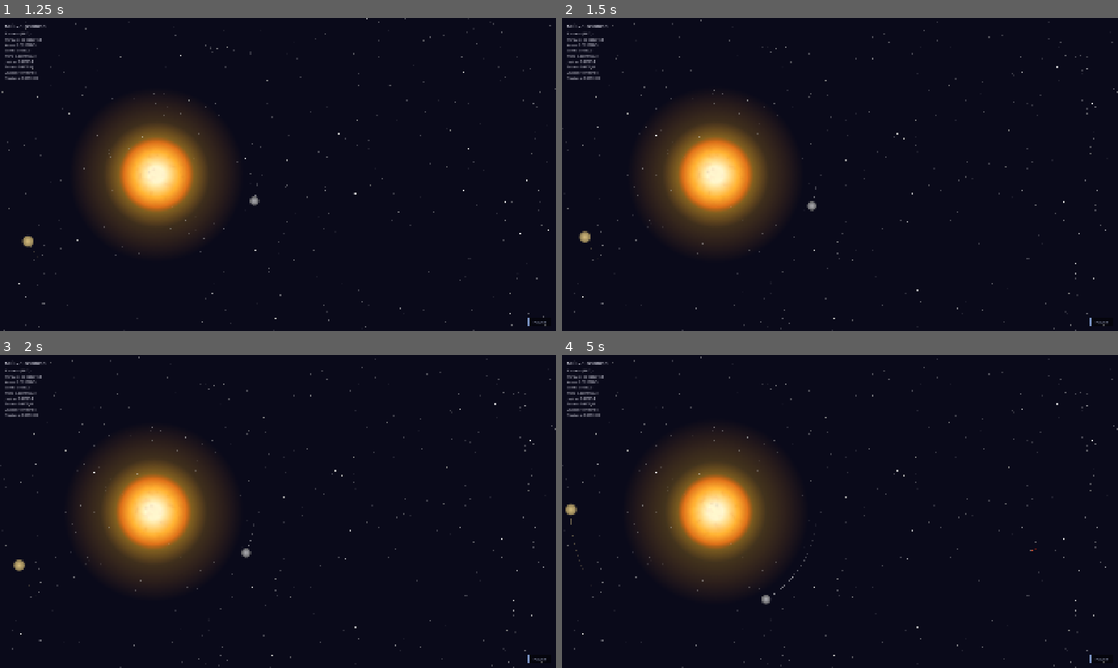
Above: before the commit, frames 1-4 (two rows, left to right).
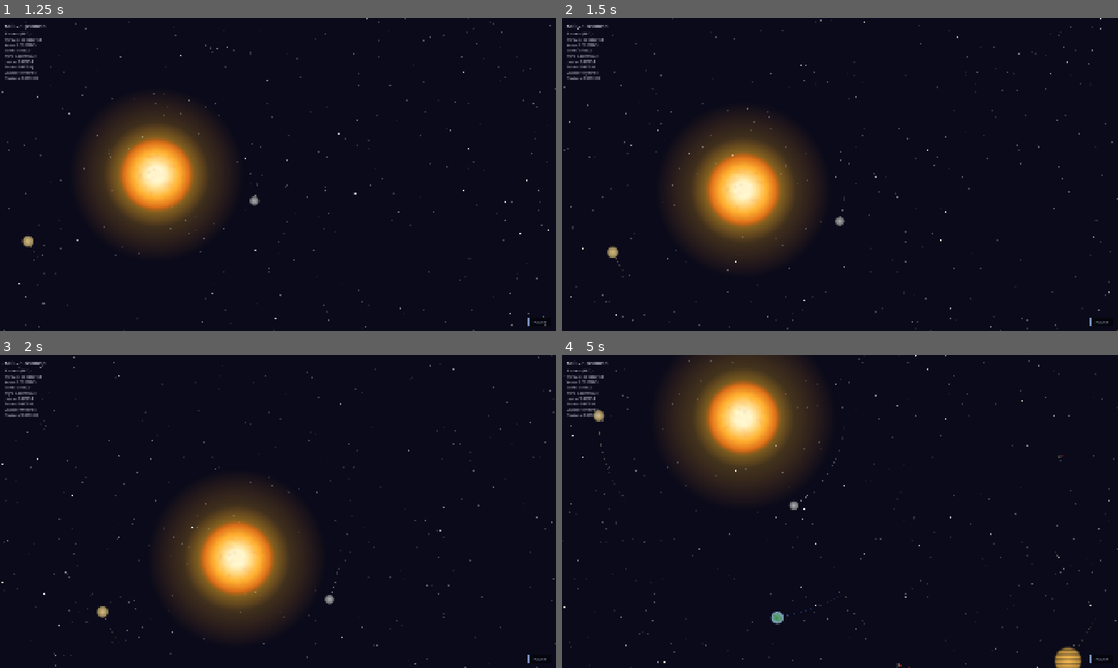
Above: after the commit, the same moments.

Repository: avantgardian/godot-space-idle
Game: Godot game, scene res://scenes/main.tscn
Same seed, same stepped clock (60 frames per second), same inputs: the game is played once before the commit and once after it.
Inputs (mouse positions are in pixels of both pictures, inside the frame that each line leads up to):
- Up to frame 1 (1.25 s): tap Enter at 0.5 s; move the mouse to (400, 158) at 0.52 s; hold Right (ui_right) from 0.53 s (still down); tap L at 0.6 s; click (400, 158) at 0.67 s
- Up to frame 2 (1.5 s): release Right (ui_right) at 1.25 s; drag from (728, 190) to (812, 237) at 1.27 s
- Up to frame 3 (2 s): no input
- Up to frame 4 (5 s): move the mouse to (895, 442) at 2.02 s; hold Right (ui_right) 2.03-2.75 s; tap L at 2.1, 3.6 s; click (895, 442) at 2.17 s; drag from (812, 574) to (673, 464) at 2.77 s; move the mouse to (1006, 558) at 3.52 s; hold Left (ui_left) 3.53-4.25 s; click (1006, 558) at 3.67 s; drag from (673, 464) to (756, 433) at 4.27 s

Frame 1 is identical in both runs. In frame 2, 11% of the frame differs, in the area x 0-100%, y 0-100%; in frame 3, 18%; in frame 4, 18%.
Error before the commit: Trying to return a value of type "Nil" from a function whose return type is "Dictionary". (res://scripts/main.gd:488)

Commit message:
Fix parse error: type closest as Dictionary explicitly instead of inferred null

Diff:
--- a/scripts/main.gd
+++ b/scripts/main.gd
@@ -474,7 +474,8 @@
 	return floor(offset / period) * period
 
 func _check_planet_click(screen_pos: Vector2, camera: Camera2D) -> Dictionary:
-	var closest = null
+	var closest: Dictionary
+	var found := false
 	var closest_dist := INF
 	for p in _planet_data:
 		if p.node._dead:
@@ -485,7 +486,9 @@
 		if d < hit_r and d < closest_dist:
 			closest = p
 			closest_dist = d
-	return closest
+			found = true
+	return closest if found else {}
+
 
 func _find_planet_idx(node: Node2D) -> int:
 	for i in _planet_data.size():
@@ -572,7 +575,7 @@
 
 		if event.button_index == MOUSE_BUTTON_LEFT:
 			var clicked := _check_planet_click(event.position, camera)
-			if clicked != null:
+			if not clicked.is_empty():
 				_follow_target = clicked.node
 				_target_zoom = _FOLLOW_ZOOM
 				return
